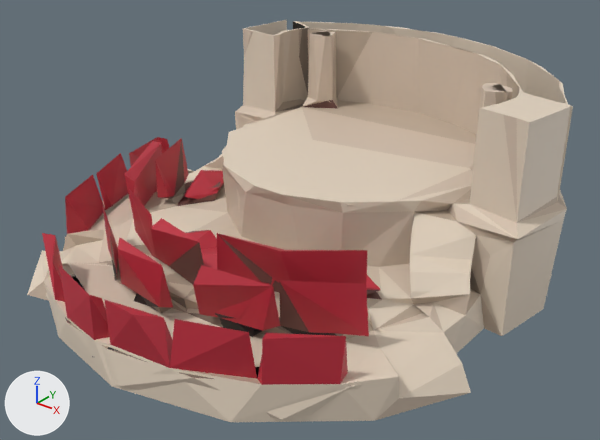
A saved change to the glTF model docs/univers/archipeo/monuments/modeles/4e-monument-amphitheatre/etape-2.glb.
Camera for both pictures: a 50 mm camera at (0.976, -1.176, 0.85) aimed at (0.051, -0.02, 0.133). The lights are fixed; the arrows at lower left show +X, +Y and +Z. The first picture is the older version. Vertices at exactly the same position are counted once.

Names of what the first picture shows: 'reduit'.
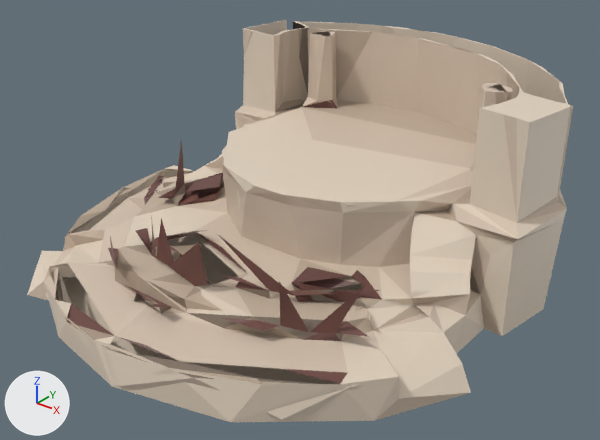
Where the change shows, as pixel boxes [x1, y1, x2, y2] in the pictures (600 x 440 px):
part 1 of me_reduit, deleted (red): before [42, 137, 381, 385]

Edits to the bpy script that builds the scene:
```text
Change me_reduit:
    used by ob_reduit; location = (0.0, 0.0, 0.0)
    remove me_reduit.from_pydata(...)  # 1235 vertices, 2478 faces; spans x -0.469..0.506, y -0.495..0.492, z 0.0..0.409
    add me_reduit.from_pydata(...)  # 994 vertices, 1724 faces; spans x -0.466..0.506, y -0.495..0.492, z 0.0..0.409
    me_reduit part 1: 227 vertices removed from x -0.469..0.405, y -0.489..0.098, z 0.011..0.217
    other edits to the shape of me_reduit do not show in these pictures
```
